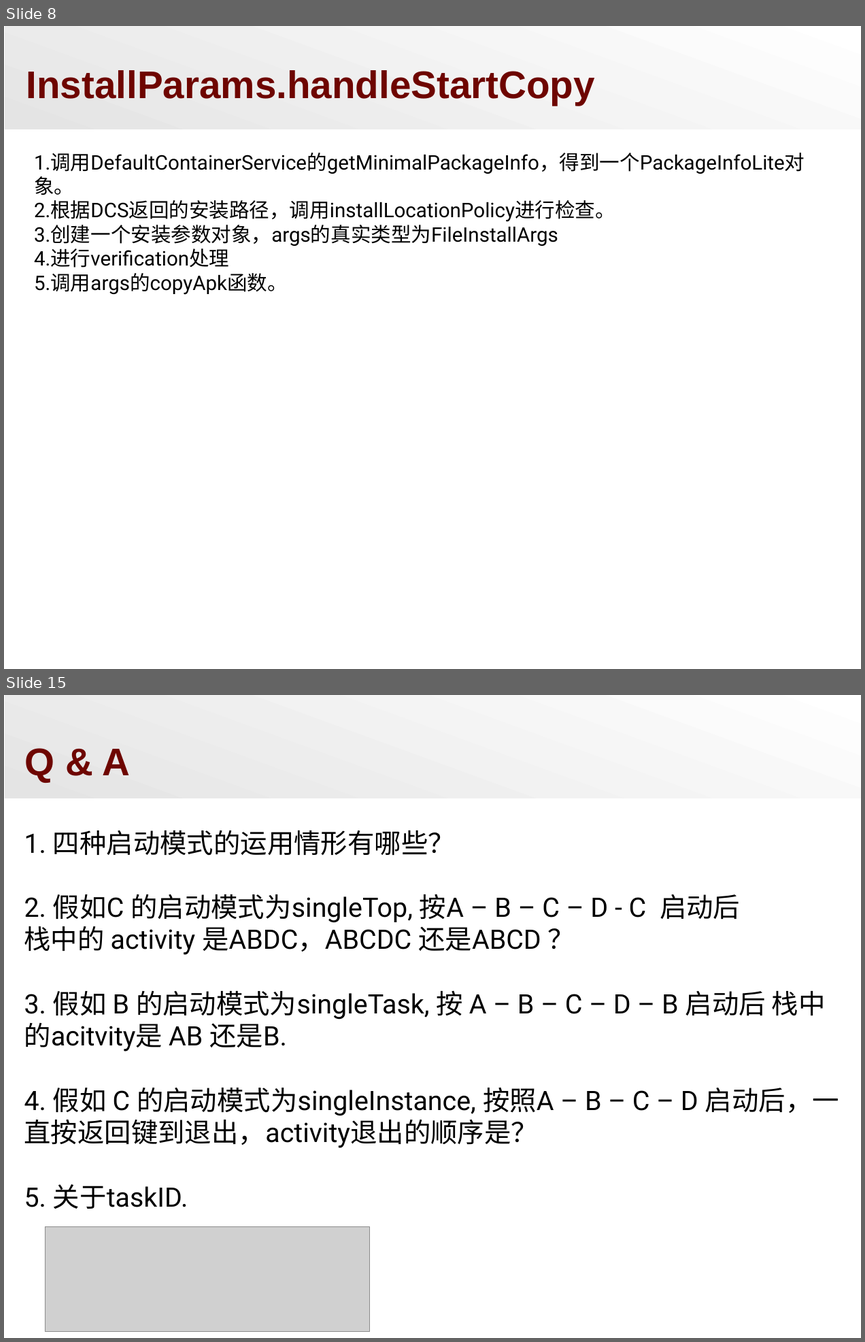
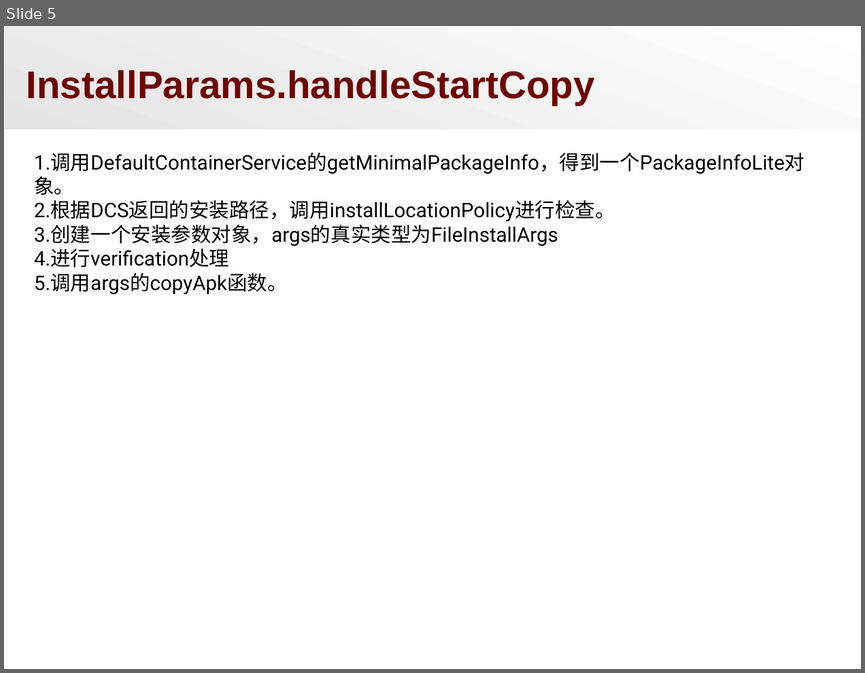
Before and after one commit to zacario-li/DocShare_for_Stesha, a slide deck: APK Installation.ppt. Shown one above the other, each under a label of ours: slides 8 and 15 before the commit, slide 5 after it; the slides between them are not shown. The pictures are 865x1342 and 865x673 pixels, drawn with LibreOffice and Linux fonts; fonts in the diff are those of the drawing; grey boxes stand for pictures; background and template pictures are left out. Boxes give left, top, right and bottom in pixels: in the first picture for what was removed or moved away, otherwise in the second. Text is boxed around its words. In the diff, an @@ line names an element or a change of style, - is before the commit and + after.

```diff
--- a/APK Installation.ppt
+++ b/APK Installation.ppt
@@ slide 15 removed at (4,695,861,1338), background #FFFFFF; not listed: 1 template element that a slide beside it also shows @@
@@ title removed at (25,748,130,782) @@
-Q & A
@@ text removed at (24,830,839,1208) @@
-1. 四种启动模式的运用情形有哪些？
-2. 假如C 的启动模式为singleTop, 按A – B – C – D - C 启动后
-栈中的 activity 是ABDC，ABCDC 还是ABCD ？
-3. 假如 B 的启动模式为singleTask, 按 A – B – C – D – B 启动后 栈中的acitvity是 AB 还是B.
-4. 假如 C 的启动模式为singleInstance, 按照A – B – C – D 启动后，一直按返回键到退出，activity退出的顺序是？
-5. 关于taskID.
@@ picture removed at (45,1227,370,1331) @@
@@ what was slide 8 is now slide 5 @@
```
Also in this commit, not shown: 1 slide changed, 10 other slides removed, 9 other files.
